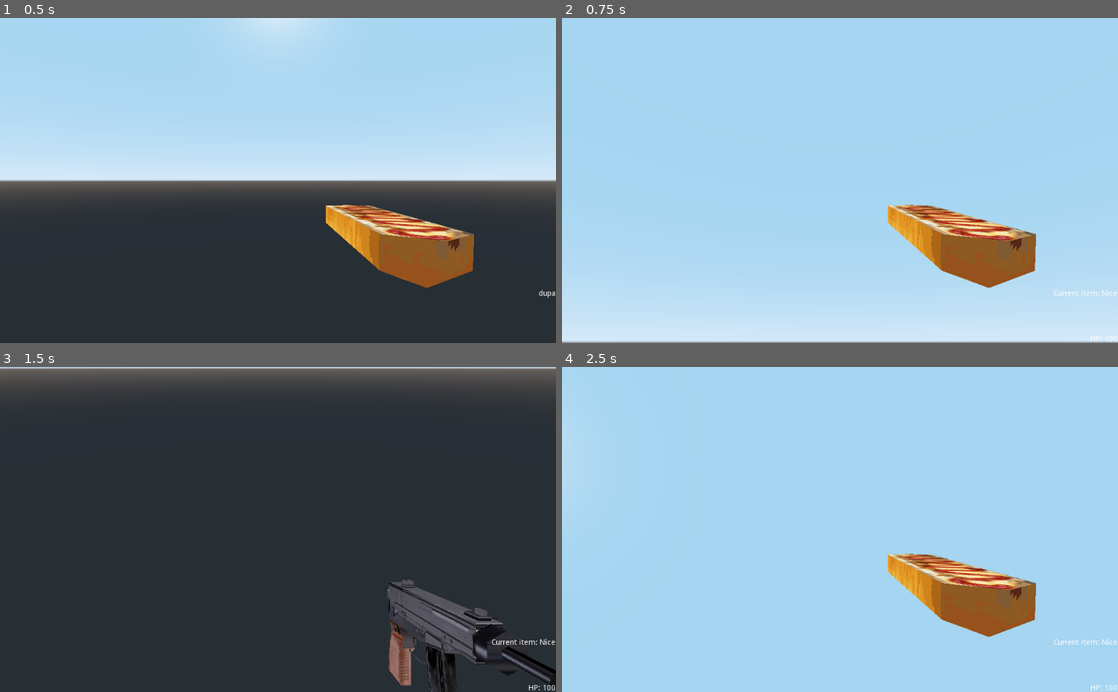
Above: before the commit, frames 1-4 (two rows, left to right).
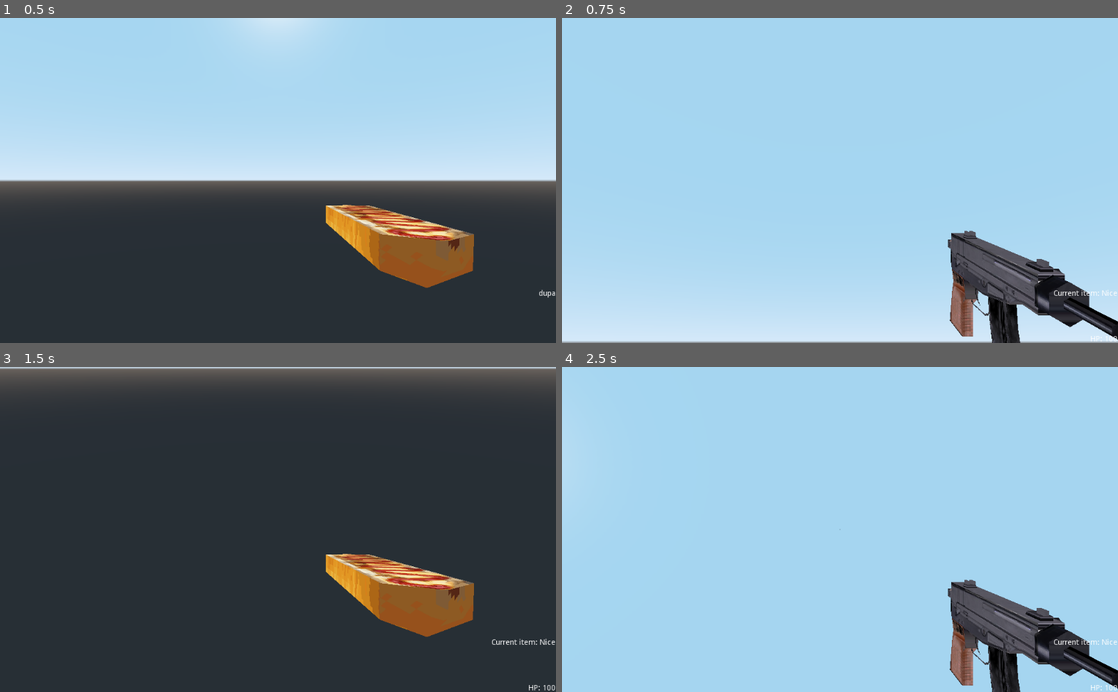
Above: after the commit, the same moments.

Repository: piotr-rudnik/spookt
Game: Godot game, scene res://scenes/main_scene.tscn
The game is run twice, just before and just after one commit, with the same random seed, the same clock (stepped at 60 frames per second) and the same inputs.
Inputs (mouse positions are in pixels of both pictures, inside the frame that each line leads up to):
- Up to frame 1 (0.5 s): no input
- Up to frame 2 (0.75 s): tap Enter at 0.5 s; move the mouse to (962, 164) at 0.52 s; hold D (ui_right) from 0.53 s (still down); hold Q (ui_weapon_change) from 0.53 s (still down)
- Up to frame 3 (1.5 s): move the mouse to (166, 545) at 1.27 s; release D (ui_right) at 1.28 s; release Q (ui_weapon_change) at 1.28 s; hold S (ui_down) from 1.28 s (still down); tap Q (ui_weapon_change) at 1.35 s
- Up to frame 4 (2.5 s): tap Space at 2 s; move the mouse to (895, 458) at 2.02 s; release S (ui_down) at 2.03 s; hold D (ui_right) from 2.03 s (still down); hold Q (ui_weapon_change) from 2.03 s (still down)

Frame 1 is identical in both runs. In frame 2, 8.0% of the frame differs, in the area x 58-100%, y 57-100%; in frame 3, 6.5%; in frame 4, 8.0%.

Commit message:
Change weapon limit

Diff:
--- a/scripts/character.gd
+++ b/scripts/character.gd
@@ -16,6 +16,7 @@
 
 signal item_change
 signal player_hp_change
+
 
 onready var current_item = get_node("Head/current_item")
 
@@ -70,12 +71,20 @@
 		$Head.rotation_degrees.x = clamp($Head.rotation_degrees.x - event.relative.y * mouse_sensitivity / 10, -90, 90)
 		#$Head.rotation_degrees.y = clamp($Head.rotation_degrees.y - event.relative.y * mouse_sensitivity / 10, -90, 90)
 
+var can_change_weapon = true
+
 func _physics_process(delta):
 	######################################
 	## Action keys
 	######################################
 	if Input.is_action_pressed("ui_weapon_change"):
-		change_weapon_next()
+		if can_change_weapon:
+			change_weapon_next()
+			can_change_weapon = false
+
+	if !Input.is_action_pressed("ui_weapon_change"):
+		can_change_weapon = true
+
 
 	if Input.is_action_pressed("ui_shoot"):
 		current_item.use()
